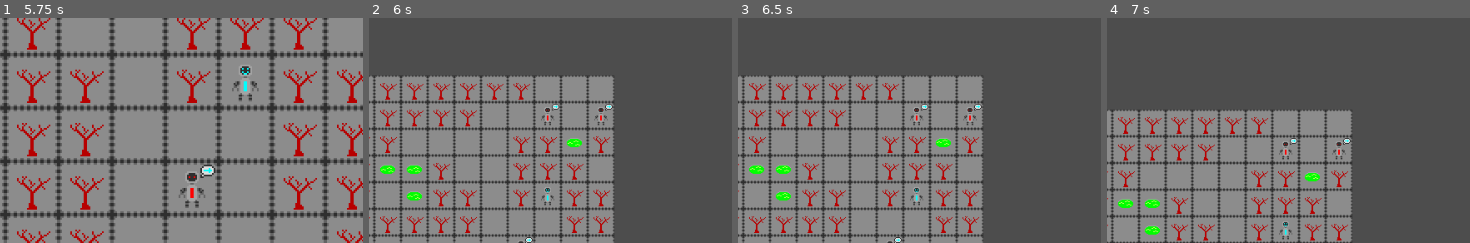
Above: before the commit, frames 1-4 (left to right).
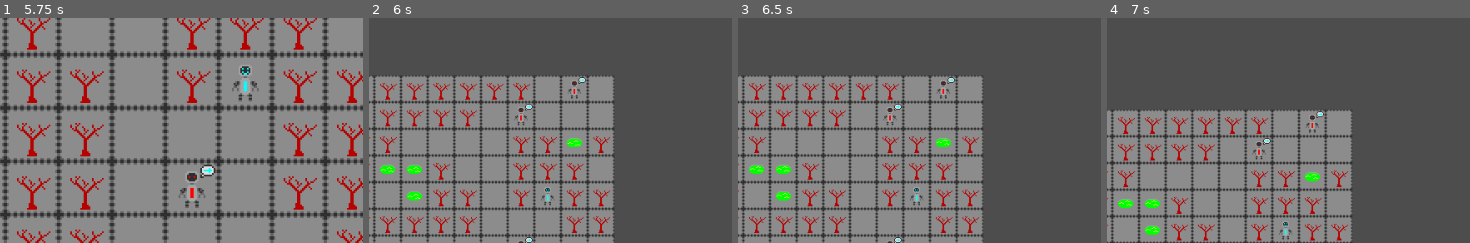
Above: after the commit, the same moments.

Repository: CattacoCattaco/strategy-deckbuilder-roguelike
Game: Godot game, scene res://tile_grid/tile_grid.tscn
The game is run twice, just before and just after one commit, with the same random seed, the same clock (stepped at 60 frames per second) and the same inputs.
Inputs (mouse positions are % of the whole screen's width and height, from its top left):
- Up to frame 1 (5.75 s): click (4, 4) at 0.5 s; tap Enter at 1.25, 2.75 s; move the mouse to (79, 45) at 1.27 s; hold Right 1.28-2 s; hold Z (zoom) 1.28-2 s; click (79, 45) at 1.42 s; tap Space at 2, 3.5 s; drag from (33, 55) to (49, 70) at 2.02 s; move the mouse to (66, 28) at 2.77 s; hold Right 2.78-3.5 s; tap Shift at 2.85 s; click (66, 28) at 2.92 s; drag from (49, 70) to (22, 35) at 3.52 s; move the mouse to (88, 65) at 4.27 s; hold Left 4.28-5 s; tap Alt at 4.35 s; click (88, 65) at 4.42 s; drag from (22, 35) to (38, 25) at 5.02 s
- Up to frame 2 (6 s): tap Enter at 5.75 s; move the mouse to (60, 50) at 5.77 s; hold Down from 5.78 s (still down); hold Z (zoom) from 5.78 s (still down); click (60, 50) at 5.92 s
- Up to frame 3 (6.5 s): keep holding Down; keep holding Z (zoom)
- Up to frame 4 (7 s): release Down at 6.5 s; release Z (zoom) at 6.5 s; drag from (38, 25) to (33, 55) at 6.52 s
The pictures show only the part of the screen within x 39-89%, y 0-50%; the shares and areas given below are measured in that part.

Frame 1 is identical in both runs. In frame 2, 0.5% of the frame differs, in the area x 39-68%, y 26-48%; in frame 3, 0.5%; in frame 4, 0.5%, in the area x 39-68%, y 41-64%.

Commit message:
Added Action Cancelling
If you are about to play a card but pass or click on a different card, the original card gets cancelled

Diff:
--- a/card/card.gd
+++ b/card/card.gd
@@ -10,6 +10,9 @@
 var hand: Hand
 
 var card_data: CardData
+
+var needs_targets: bool = false
+var cancelled: bool = false
 
 
 func _ready() -> void:
@@ -59,7 +62,14 @@
 
 
 func try_play() -> void:
+	if hand.card_currently_playing:
+		hand.stop_playing_card()
+
+	hand.card_currently_playing = self
+
 	var effects: Array[Effect] = card_data.get_effects()
+
+	needs_targets = true
 
 	var targets: Array[Vector2i] = []
 
@@ -96,6 +106,14 @@
 			tile.hide_action_marker(action_marker)
 			tile.become_untargetable()
 
+	needs_targets = false
+
+	hand.card_currently_playing = null
+
+	if cancelled:
+		cancelled = false
+		return
+
 	hand.discard(self)
 	hand.draw_card()
 
--- a/card/hand/hand.gd
+++ b/card/hand/hand.gd
@@ -14,6 +14,8 @@
 var cards: Array[Card]
 
 var player: TileObject
+
+var card_currently_playing: Card
 
 
 func _ready() -> void:
@@ -44,10 +46,20 @@
 	if not tile_grid.round_manager.is_player_turn:
 		return
 
+	if card_currently_playing:
+		stop_playing_card()
+
 	draw_card()
 
 	var no_targets: Array[Vector2i] = []
 	card_played.emit(CardData.new([], 0, 0), no_targets)
+
+
+func stop_playing_card() -> void:
+	card_currently_playing.cancelled = true
+
+	while card_currently_playing and card_currently_playing.needs_targets:
+		tile_grid.tile_targeted.emit(Vector2i(0, 0))
 
 
 func set_bottom_offset(offset: int) -> void:
--- a/tile_grid/tile_grid.gd
+++ b/tile_grid/tile_grid.gd
@@ -59,7 +59,7 @@
 
 
 func has_tile(x: int, y: int) -> bool:
-	return x < size.x and y < size.y and x > 0 and y > 0
+	return x < size.x and y < size.y and x >= 0 and y >= 0
 
 
 func get_tile(x: int, y: int) -> Tile:
